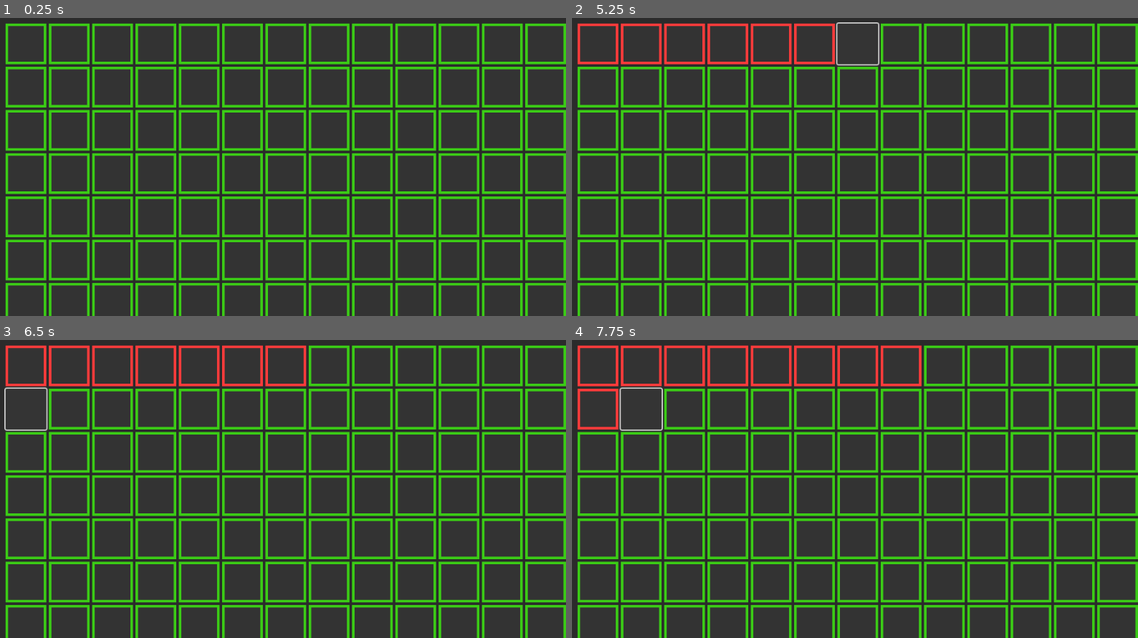
Above: before the commit, frames 1-4 (two rows, left to right).
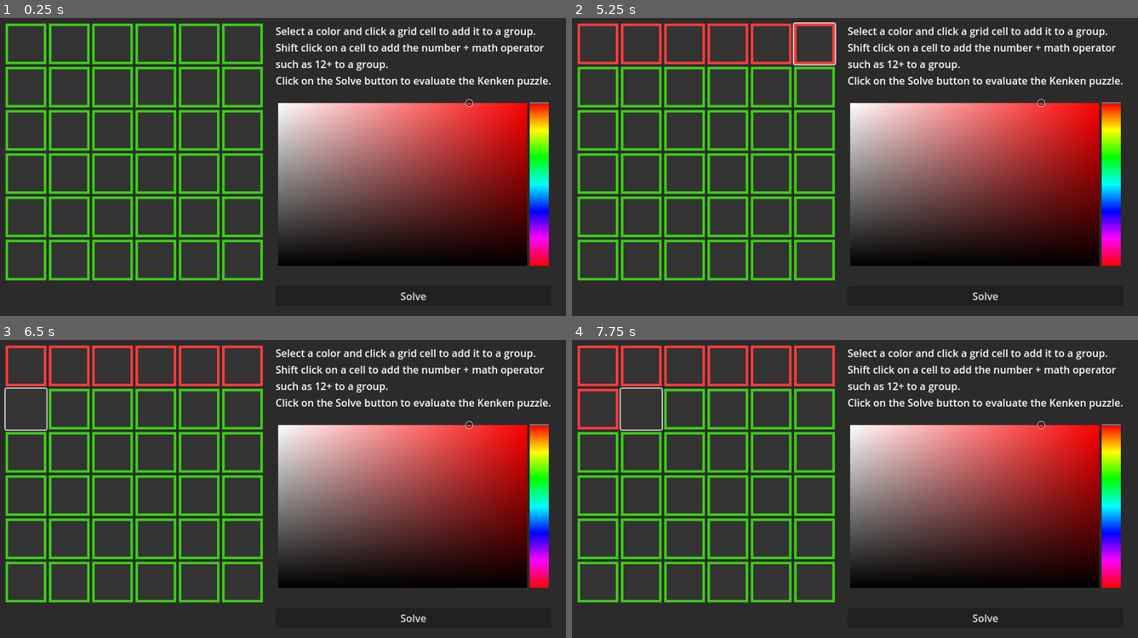
Above: after the commit, the same moments.

Repository: andrew-wilkes/godot-kenken
Game: Godot game, scene res://main.tscn
Same seed, same stepped clock (60 frames per second), same inputs: the game is played once before the commit and once after it.
Inputs (mouse positions are in pixels of both pictures, inside the frame that each line leads up to):
- Up to frame 1 (0.25 s): no input
- Up to frame 2 (5.25 s): click (600, 44) at 0.5 s; click (639, 44) at 1.27 s; click (685, 44) at 2.02 s; click (730, 44) at 2.77 s; click (770, 44) at 3.52 s; click (815, 44) at 4.27 s; click (855, 44) at 5.02 s
- Up to frame 3 (6.5 s): click (28, 408) at 5.77 s
- Up to frame 4 (7.75 s): click (900, 366) at 6.52 s; click (639, 408) at 7.27 s

The runs differ from the first frame. In frame 1, 34% of the frame differs, in the area x 0-100%, y 1-100%; in frame 2, 34%; in frame 3, 34%; in frame 4, 34%.

Commit message:
Add some useful functions

Diff:
--- a/kenken/Main.gd
+++ b/kenken/Main.gd
@@ -5,9 +5,14 @@
 var current_button: Button
 var groups = {}
 var ops = {}
+var grid_numbers = []
+var numbers
 
 func _ready():
+	numbers = range(1, grid_size + 1)
 	%Grid.columns = grid_size
+	grid_numbers.resize(grid_size * grid_size)
+	grid_numbers.fill(0)
 	for n in grid_size * grid_size:
 		var button: Button = %Cell
 		if n > 0:
@@ -17,6 +22,10 @@
 			%Grid.add_child(button)
 		button.set_meta("group_id", 0)
 		button.pressed.connect(on_button_clicked.bind(button))
+	#test_get_candidates_for_cell()
+	#test_target_matched()
+	#test_evaluate_group()
+	test_get_number_sets_for_group()
 
 
 func on_button_clicked(b: Button):
@@ -38,6 +47,8 @@
 func _on_solve_pressed():
 	extract_groups()
 	extract_ops()
+	# Populate the grid numbers
+	# Test groups for solution
 
 
 func extract_groups():
@@ -61,3 +72,141 @@
 
 func _on_line_edit_text_submitted(_new_text):
 	$PopupPanel.hide()
+
+
+func get_candidates_for_cell(cell_idx: int):
+	var candidates = numbers.duplicate()
+	# Scan row and column to remove existing numbers from candidates
+	var row_idx = cell_idx / grid_size * grid_size
+	var col_idx = cell_idx % grid_size
+	for m in grid_size:
+		if row_idx != cell_idx:
+			candidates.erase(grid_numbers[row_idx])
+		row_idx += 1
+		if col_idx != cell_idx:
+			candidates.erase(grid_numbers[col_idx])
+		col_idx += grid_size
+	return candidates
+
+
+func evaluate_group(group: Array, target, op):
+	var matched = false
+	# Loop over all combinations of numbers in group
+	var indexes = range(group.size())
+	for idx in indexes:
+		var ids = []
+		matched = append_idx(ids, idx, indexes, group, target, op)
+		if matched:
+			break
+	return matched
+
+
+func append_idx(ids: Array, new_id, indexes, group: Array, target, op):
+	var done = true
+	var matched = false
+	ids.append(new_id)
+	for idx in indexes:
+		if ids.has(idx):
+			continue
+		done = false
+		matched = append_idx(ids.duplicate(), idx, indexes, group, target, op)
+		if matched:
+			break
+	if done:
+		print(ids)
+		matched = target_matched(ids, group, target, op)
+	return matched
+
+
+func get_number_sets_for_group(group, target, op):
+	var sets = []
+	for n in range(grid_size, 0, -1):
+		get_number_set(target, op, group.size(), 0, n, [], sets)
+	return sets
+
+
+func get_number_set(target, op, gsize, total, n, set, sets):
+	if total == target:
+		if set.size() == gsize:
+			sets.append(set)
+		return
+	match op:
+		'+':
+			if total + n > target:
+				return
+			total += n
+			set.append(n)
+		'-':
+			if total - n < target:
+				return
+			total -= n
+			set.append(n)
+		'*':
+			if total * n > target:
+				return
+			total *= n
+			set.append(n)
+		'/':
+			if total / n < target:
+				return
+			total /= n
+			set.append(n)
+	print(set)
+	for m in range(n, 0, -1):
+		get_number_set(target, op, gsize, total, m, set.duplicate(), sets)
+
+
+func test_get_number_sets_for_group():
+	print(get_number_sets_for_group([1,1,1,1], 6, '+'))
+
+
+func target_matched(ids, group, target, op):
+	var n = 0
+	for idx in ids:
+		var cell_idx = group[idx]
+		var num = grid_numbers[cell_idx]
+		if num == 0:
+			continue
+		if n == 0:
+			n = num
+			continue
+		match op:
+			'+':
+				n += num
+			'-':
+				n -= num
+			'*':
+				n *= num
+			'/':
+				n /= num
+	if n == target:
+		return true
+	else:
+		return false
+
+
+func test_target_matched():
+	grid_numbers = [3,4,8,2,2,8]
+	assert(target_matched([0,1],[0,1],7,'+')) # ids, group, target, op
+	assert(not target_matched([0,1],[0,1],3,'+'))
+	assert(target_matched([1,0],[0,1],1,'-'))
+	assert(not target_matched([1,0],[0,1],3,'-'))
+	assert(target_matched([0,1],[3,5],16,'*'))
+	assert(not target_matched([0,1],[3,5],15,'*'))
+	assert(target_matched([1,0],[1,2],2,'/'))
+	assert(not target_matched([1,0],[1,2],3,'/'))
+	assert(target_matched([0,1,2],[5,1,3],2,'-'))
+
+
+func test_evaluate_group():
+	grid_numbers = [3,4,8,2,2,8]
+	assert(evaluate_group([0,1], 7, '+'))
+	assert(evaluate_group([4,5], 4, '/'))
+
+
+func test_get_candidates_for_cell():
+	grid_numbers = [0,2,0,0, 1,1,1,6, 4,0,0,0, 2,2,2,2]
+	grid_size = 4
+	assert(get_candidates_for_cell(0) == [3,5,6])
+	assert(get_candidates_for_cell(5) == [3,4,5])
+	assert(get_candidates_for_cell(15) == [1,3,4,5])
--- a/kenken/main.tscn
+++ b/kenken/main.tscn
@@ -18,7 +18,6 @@
 grow_horizontal = 2
 grow_vertical = 2
 script = ExtResource("1_fcgpm")
-grid_size = 16
 
 [node name="M" type="MarginContainer" parent="."]
 layout_mode = 0
@@ -36,7 +35,7 @@
 [node name="Grid" type="GridContainer" parent="M/HB"]
 unique_name_in_owner = true
 layout_mode = 2
-columns = 16
+columns = 3
 
 [node name="Cell" type="Button" parent="M/HB/Grid"]
 unique_name_in_owner = true
